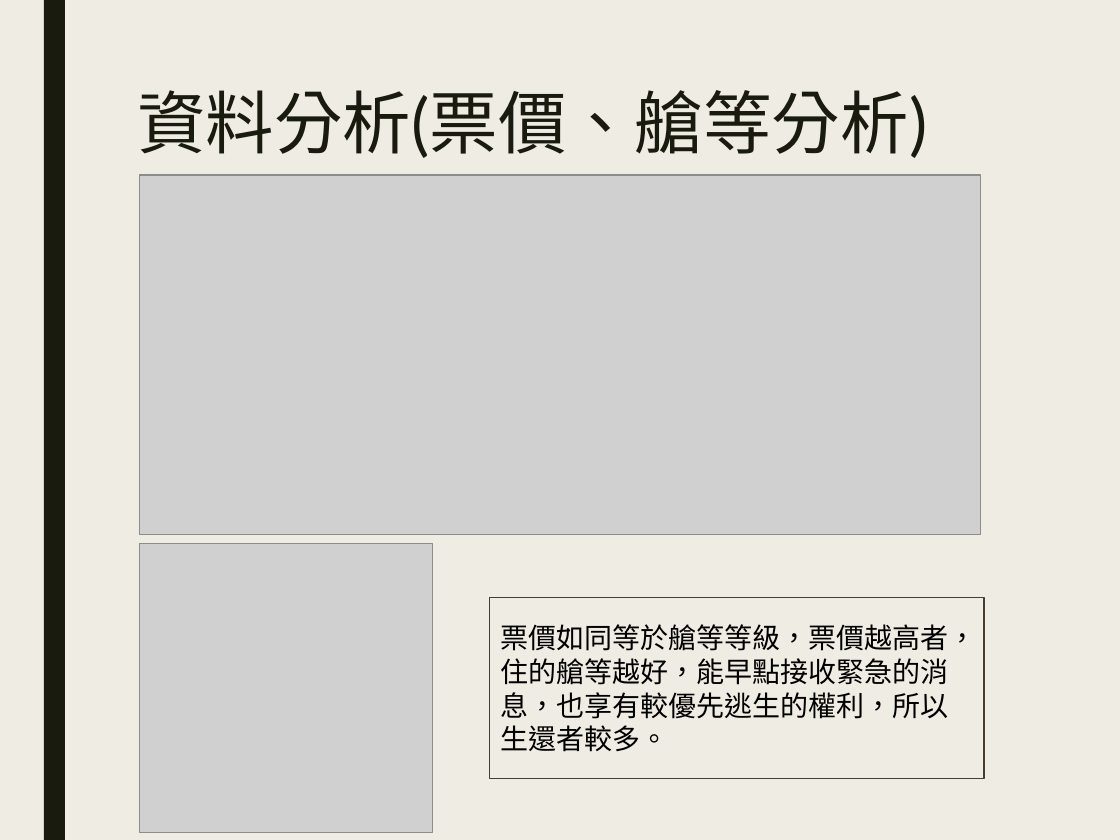
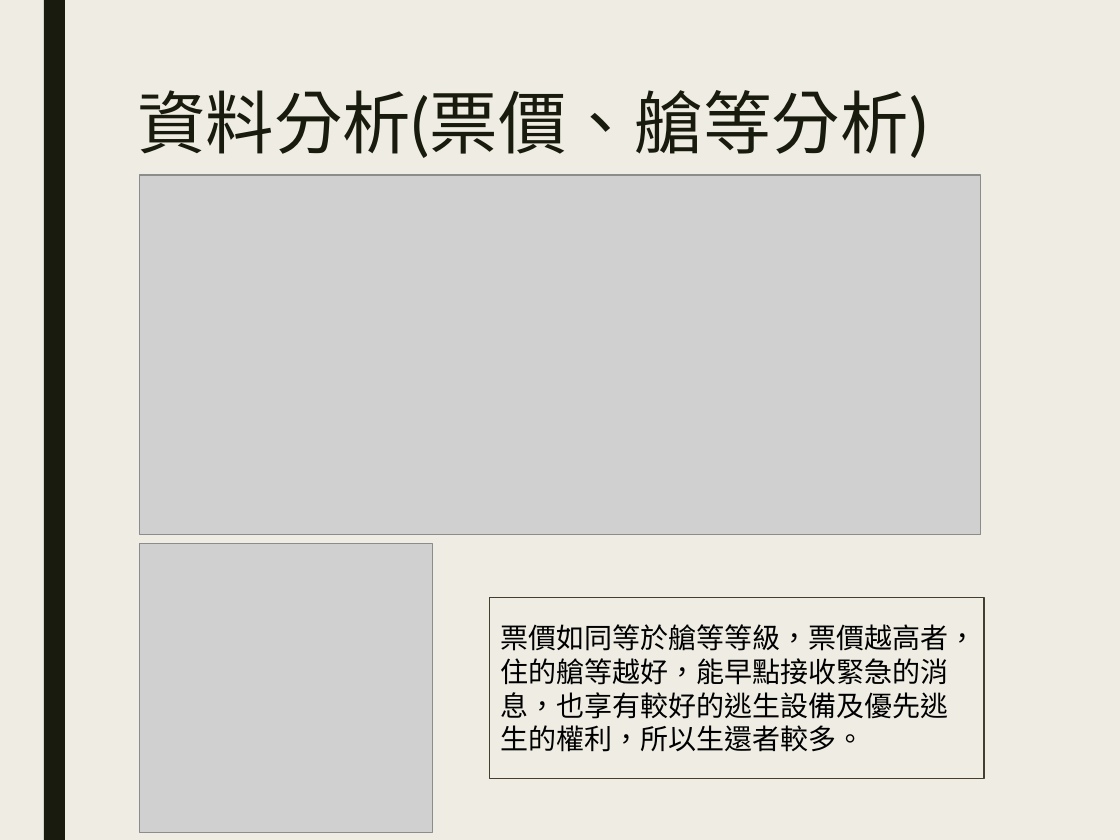
Before and after one commit to Niomoo/nckudm, a slide deck: slide 5 of Final Project/TITANIC資料分析.pptx. Drawn at 1120x840 pixels with LibreOffice and Linux fonts; fonts in the diff are those of the drawing; grey boxes stand for pictures. Boxes give left, top, right and bottom in pixels: in the first picture for what was removed or moved away, otherwise in the second. Text is boxed around its words. In the diff, an @@ line names an element or a change of style, - is before the commit and + after.

```diff
--- a/Final Project/TITANIC資料分析.pptx
+++ b/Final Project/TITANIC資料分析.pptx
@@ text in rectangle at box(500, 624, 976, 752): text changed @@
-票價如同等於艙等等級，票價越高者，住的艙等越好，能早點接收緊急的消息，也享有較優先逃生的權利，所以生還者較多。
+票價如同等於艙等等級，票價越高者，住的艙等越好，能早點接收緊急的消息，也享有較好的逃生設備及優先逃生的權利，所以生還者較多。
```
Also in this commit, not shown: 3 other slides changed, 5 slides added.
